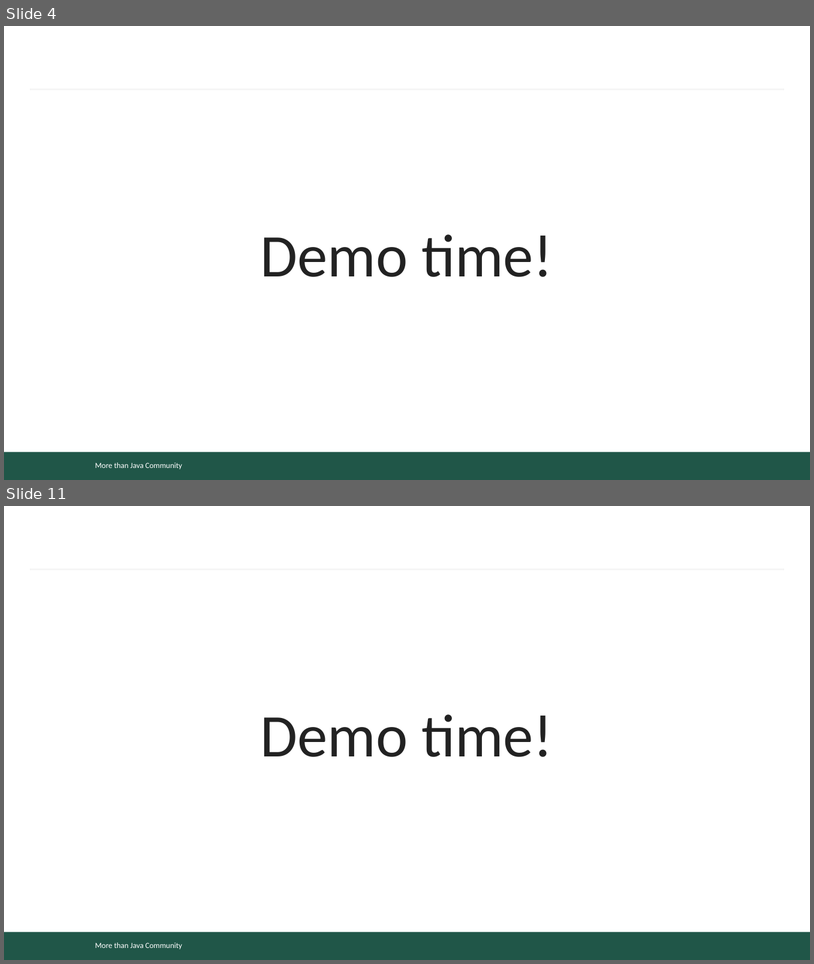
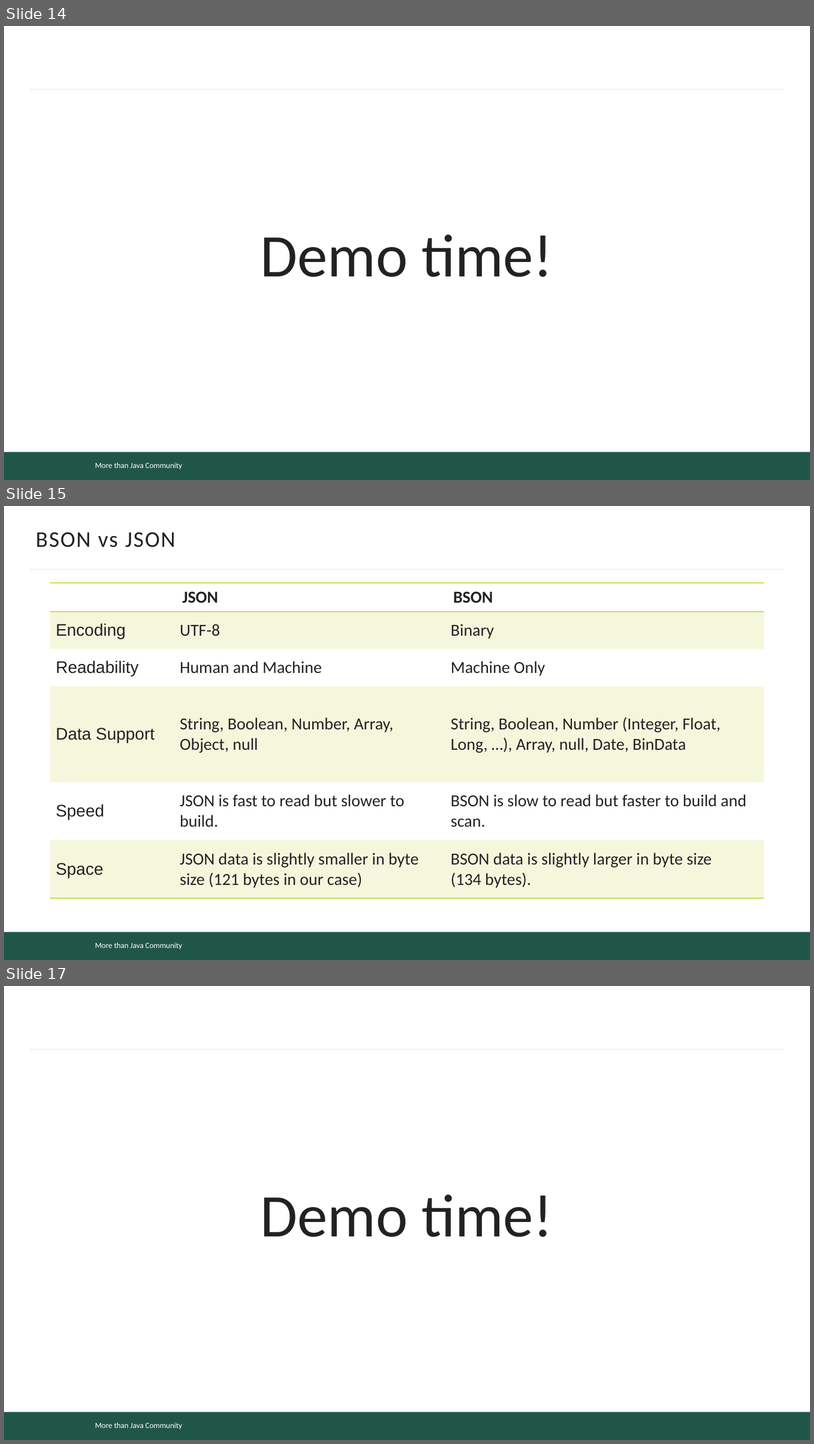
Before and after one commit to mjc-school/MJC-School, a slide deck: stage #4/light-talks/serialization/serialization.pptx. Shown one above the other, each under a label of ours: slides 4 and 11 before the commit, slides 14, 15 and 17 after it; the slides between them are not shown. The pictures are 814x964 and 814x1444 pixels, drawn with LibreOffice and Linux fonts; fonts in the diff are those of the drawing; background and template pictures are left out. Boxes give left, top, right and bottom in pixels: in the first picture for what was removed or moved away, otherwise in the second. Text is boxed around its words. In the diff, an @@ line names an element or a change of style, - is before the commit and + after.

```diff
--- a/stage #4/light-talks/serialization/serialization.pptx
+++ b/stage #4/light-talks/serialization/serialization.pptx
@@ slide 15 added at (x1=4, y1=506, x2=810, y2=960), background #FFFFFF; not listed: 3 template elements that a slide beside it also shows @@
@@ title added at (x1=36, y1=532, x2=175, y2=547), 20 pt, text #222222 @@
+BSON vs JSON
@@ table added at (x1=50, y1=583, x2=764, y2=895), 6 rows, 3 columns @@
+ | JSON | BSON
+Encoding | UTF-8 | Binary
+Readability | Human and Machine | Machine Only
+Data Support | String, Boolean, Number, Array, Object, null | String, Boolean, Number (Integer, Float, Long, …), Array, null, Date, BinData
+Speed | JSON is fast to read but slower to build. | BSON is slow to read but faster to build and scan.
+Space | JSON data is slightly smaller in byte size (121 bytes in our case) | BSON data is slightly larger in byte size / (134 bytes).
@@ what was slide 4 is now slide 14 @@
@@ what was slide 11 is now slide 17 @@
```
Also in this commit, not shown: 18 other slides added, 11 slides removed.
